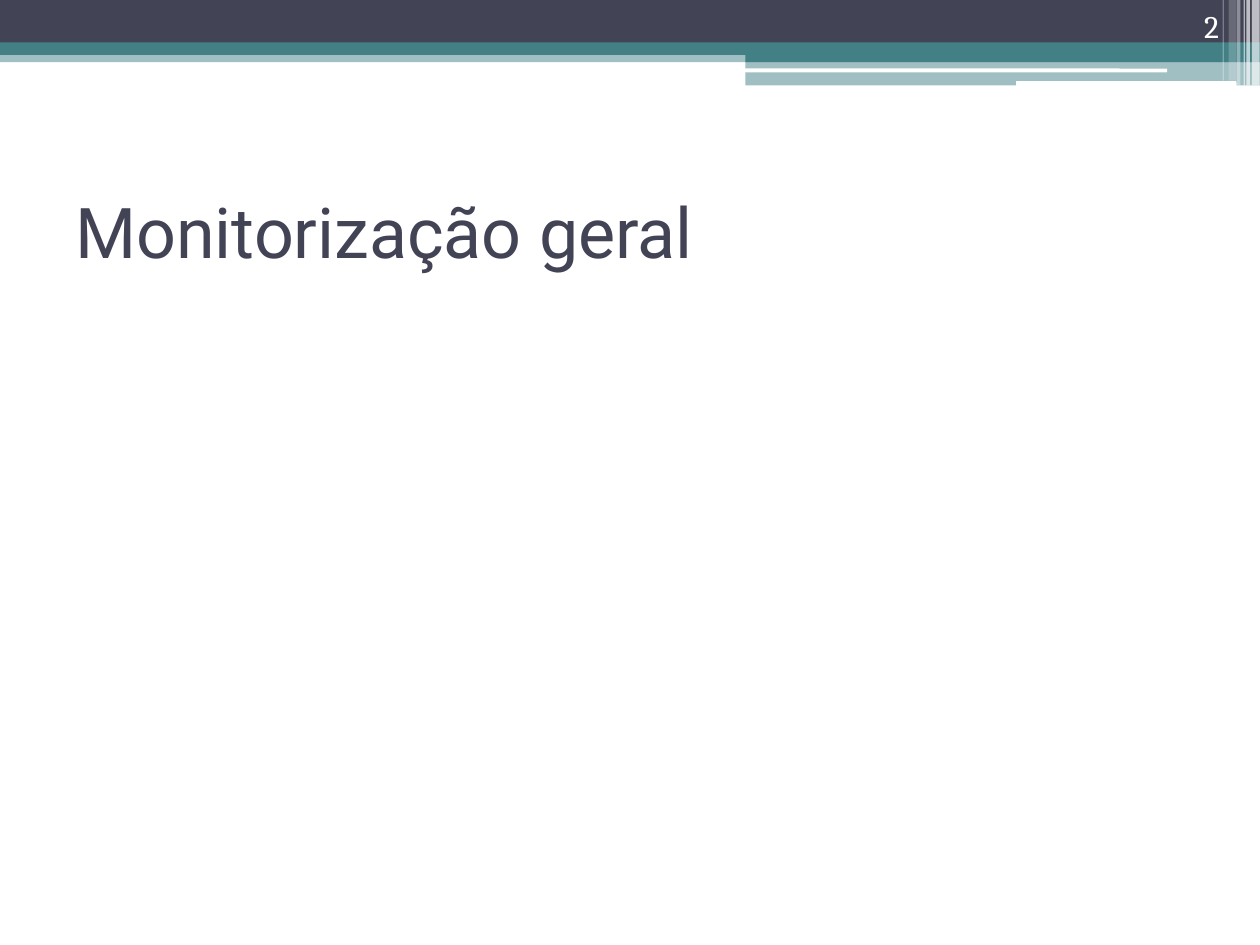
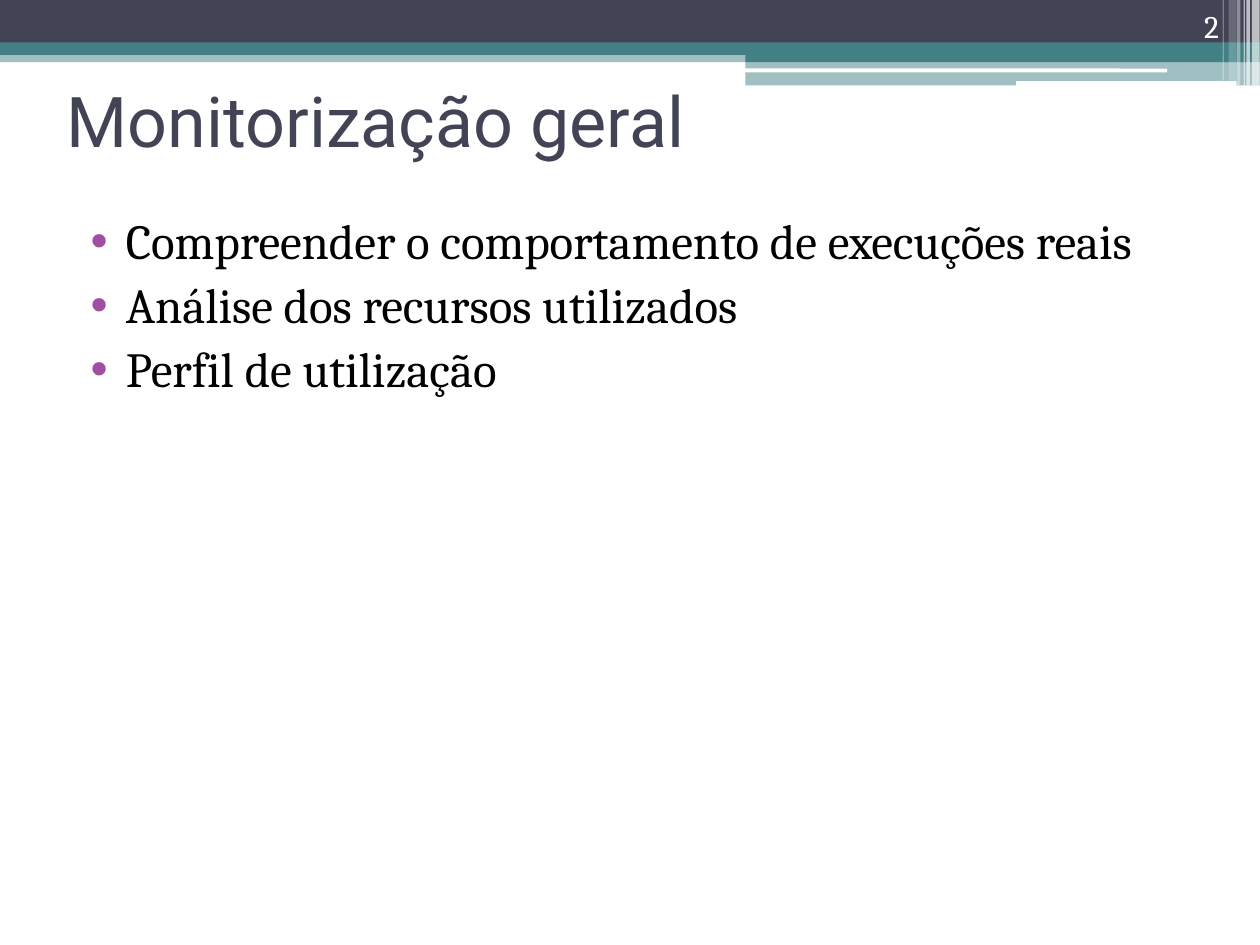
Before and after one commit to nunogmartins/cap_dissertation, a slide deck: slide 2 of doc/apresentacao_dissertacao.pptx. Drawn at 1260x945 pixels with LibreOffice and Linux fonts; fonts in the diff are those of the drawing. Boxes give left, top, right and bottom in pixels: in the first picture for what was removed or moved away, otherwise in the second. Text is boxed around its words. In the diff, an @@ line names an element or a change of style, - is before the commit and + after.

```diff
--- a/doc/apresentacao_dissertacao.pptx
+++ b/doc/apresentacao_dissertacao.pptx
@@ title "Monitorização geral": place and size @@
-title "Monitorização geral" at box(75, 205, 693, 273)
+title "Monitorização geral" at box(67, 94, 685, 162)
@@ text added at box(126, 225, 1132, 397), 28 pt, text #000000 @@
+• Compreender o comportamento de execuções reais
+• Análise dos recursos utilizados
+• Perfil de utilização
```
Also in this commit, not shown: 4 other slides changed.
